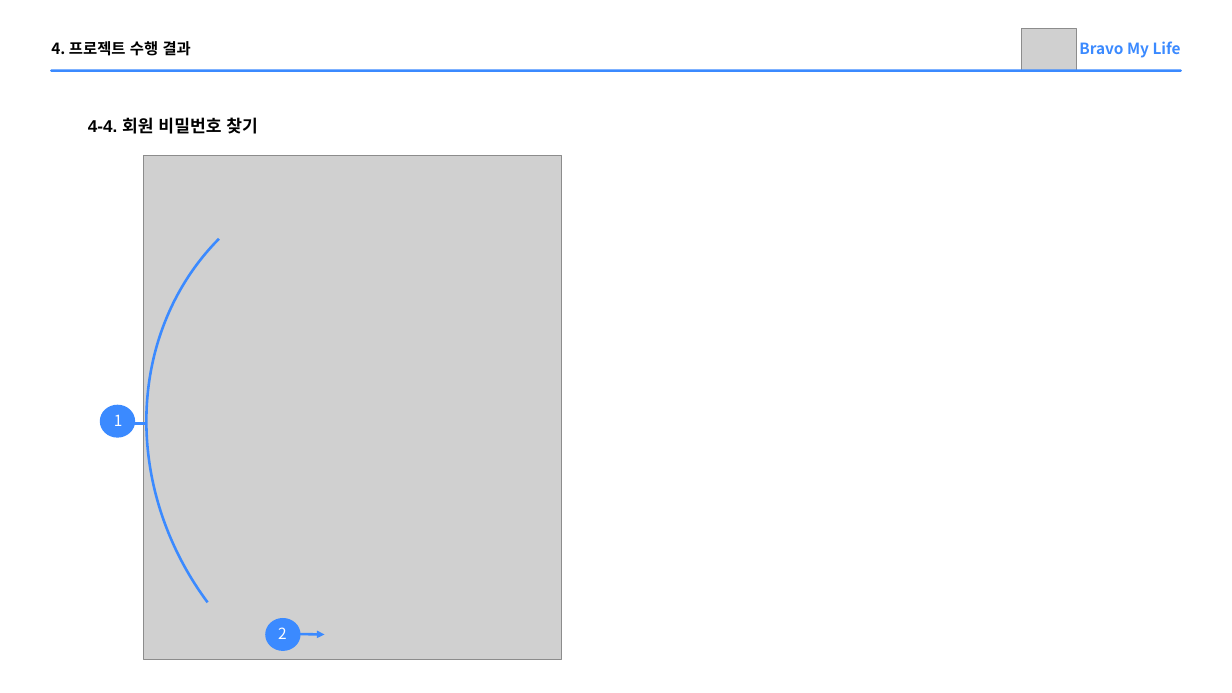
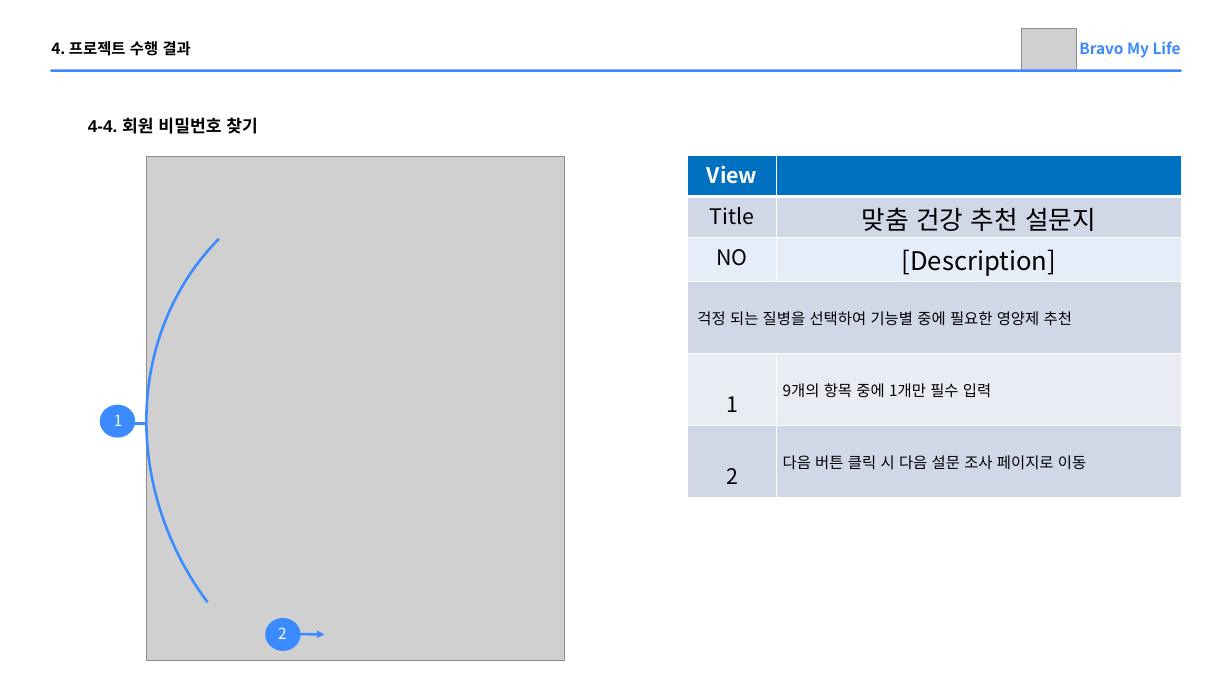
Before and after one commit to Parkjisoo00/ecommerce.saturn, a slide deck: slide 27 of resource/10.prepare/Saturn 미완성.pptx. Drawn at 1232x693 pixels with LibreOffice and Linux fonts; fonts in the diff are those of the drawing; grey boxes stand for pictures. Boxes give left, top, right and bottom in pixels: in the first picture for what was removed or moved away, otherwise in the second. Text is boxed around its words. In the diff, an @@ line names an element or a change of style, - is before the commit and + after.

```diff
--- a/resource/10.prepare/Saturn 미완성.pptx
+++ b/resource/10.prepare/Saturn 미완성.pptx
@@ table added at (688, 155, 1181, 498), 6 rows, 2 columns @@
+View | 
+Title | 맞춤 건강 추천 설문지
+NO | [Description]
+걱정 되는 질병을 선택하여 기능별 중에 필요한 영양제 추천 | 
+1 | 9개의 항목 중에 1개만 필수 입력
+2 | 다음 버튼 클릭 시 다음 설문 조사 페이지로 이동
```
Also in this commit, not shown: 15 other slides changed.
